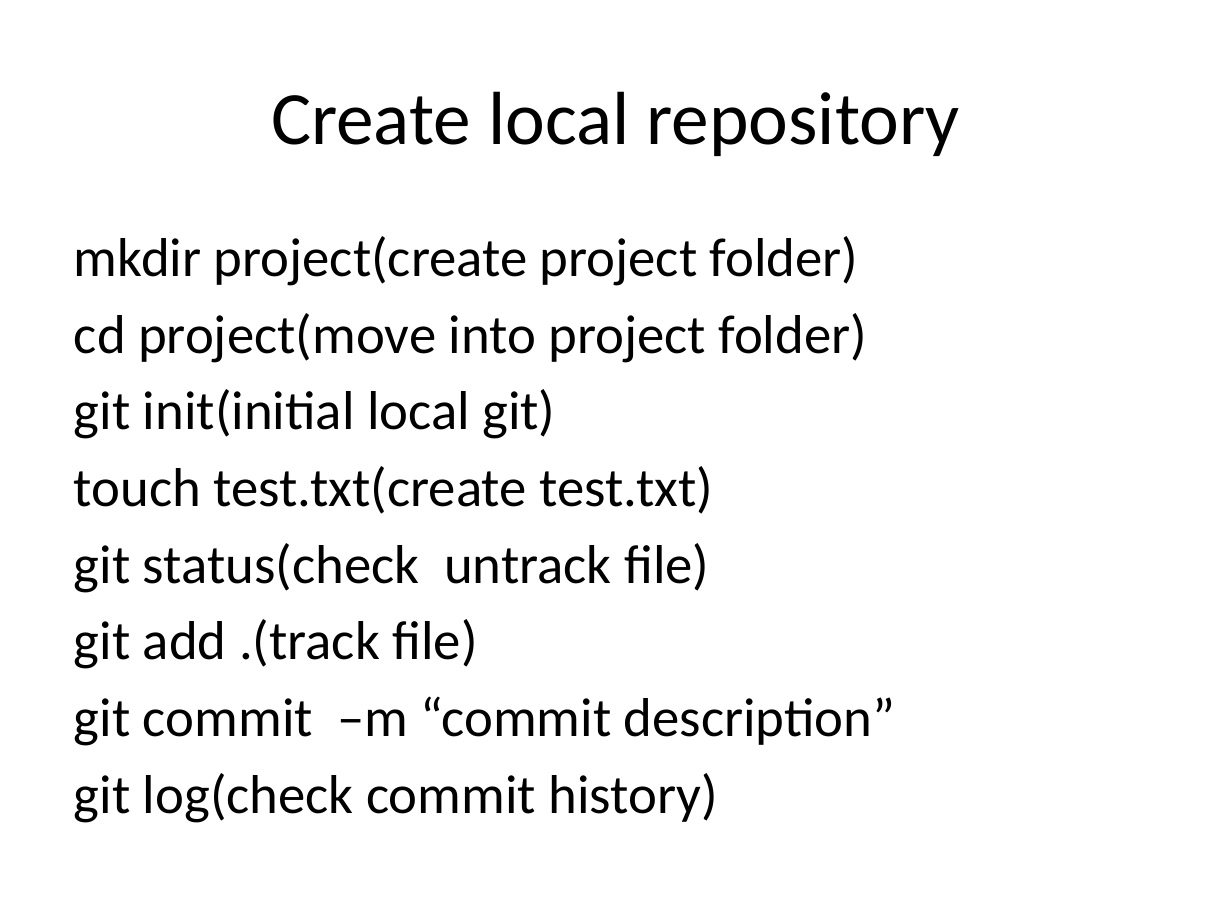
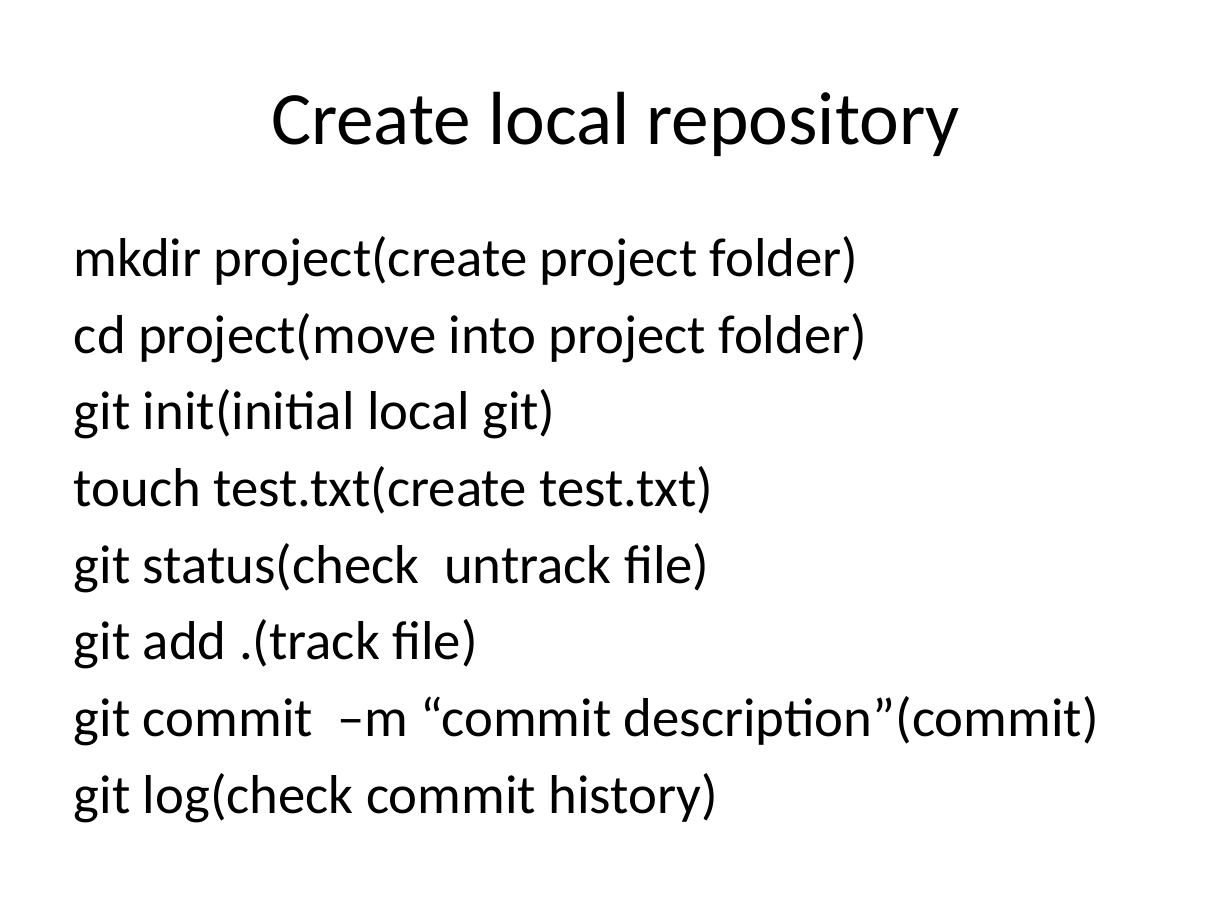
Before and after one commit to Howard0501/test, a slide deck: slide 4 of github_tutorial.pptx (slide 3 before the commit). Drawn at 1232x924 pixels with LibreOffice and Linux fonts; fonts in the diff are those of the drawing. Boxes give left, top, right and bottom in pixels: in the first picture for what was removed or moved away, otherwise in the second. Text is boxed around its words. In the diff, an @@ line names an element or a change of style, - is before the commit and + after.

```diff
--- a/github_tutorial.pptx
+++ b/github_tutorial.pptx
@@ text at bbox=[74, 696, 1099, 746]: text changed @@
-git commit –m “commit description”
+git commit –m “commit description”(commit)
```
Also in this commit, not shown: 7 slides added, 1 slide removed.
